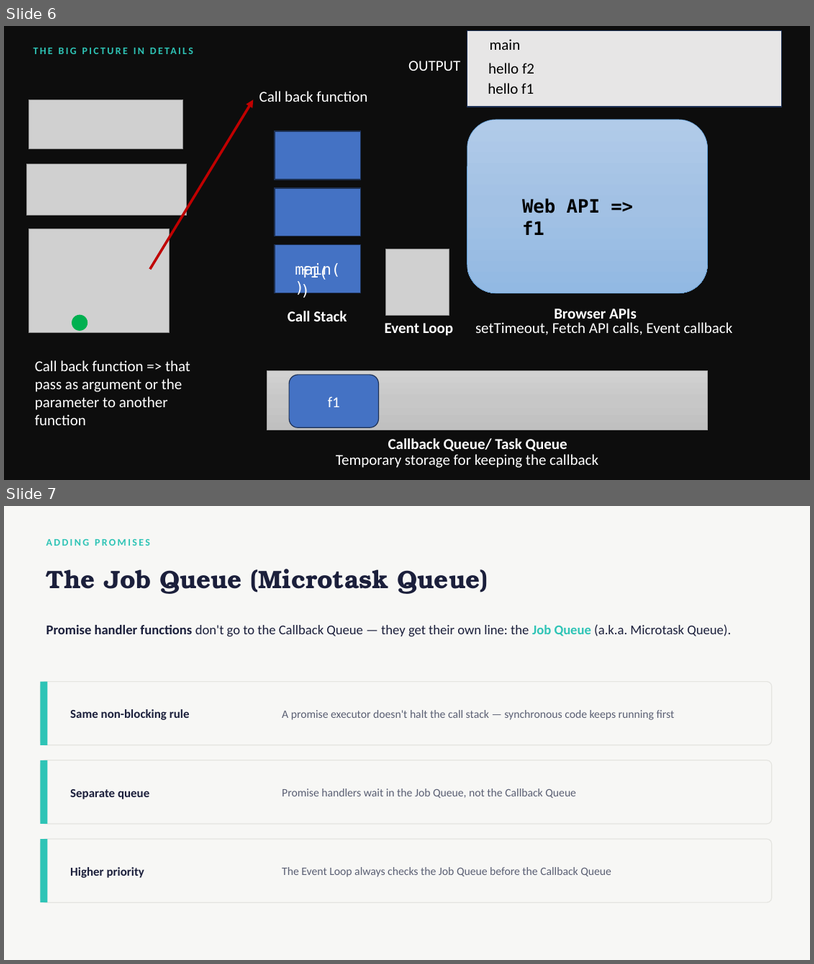
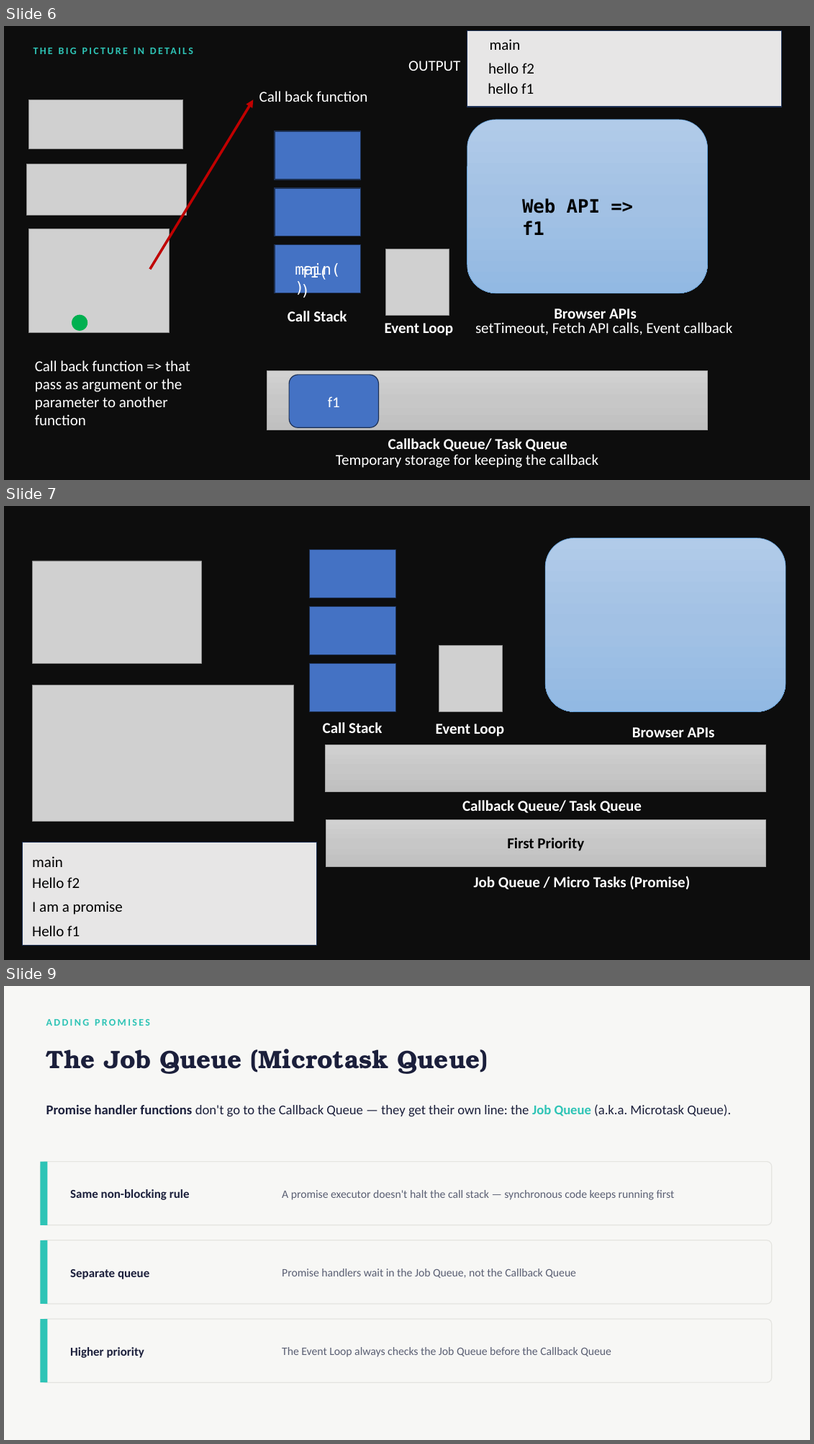
Before and after one commit to Dhannesh/FSD2026-27, a slide deck: 2. EventLoop/JavaScript_Event_Loop.pptx. Shown one above the other, each under a label of ours: slides 6 and 7 before the commit, slides 6, 7 and 9 after it; the slides between them are not shown. The pictures are 814x964 and 814x1444 pixels, drawn with LibreOffice and Linux fonts; fonts in the diff are those of the drawing; grey boxes stand for pictures. Boxes give left, top, right and bottom in pixels: in the first picture for what was removed or moved away, otherwise in the second. Text is boxed around its words. In the diff, an @@ line names an element or a change of style, - is before the commit and + after.

Commit message:
event loop completed

```diff
--- a/2. EventLoop/JavaScript_Event_Loop.pptx
+++ b/2. EventLoop/JavaScript_Event_Loop.pptx
@@ slide 7 added at box(4, 506, 810, 960), background #0D0D0D @@
@@ rounded rectangle added at box(545, 538, 786, 712), fill gradient #B1CBE9 to #A3C1E5 to #93B9E4, outline #5B9BD5 0.5 pt @@
@@ picture added at box(32, 561, 201, 663) @@
@@ rectangle added at box(310, 549, 396, 598), fill #4472C4, outline #1E3256 1 pt @@
@@ rectangle added at box(310, 606, 396, 655), fill #4472C4, outline #1E3256 1 pt @@
@@ picture added at box(439, 646, 502, 712) @@
@@ rectangle added at box(310, 663, 396, 712), fill #4472C4, outline #1E3256 1 pt @@
@@ picture added at box(32, 685, 293, 821) @@
@@ text added at box(323, 722, 382, 733), 18 pt, text #FFFFFF, bold @@
+Call Stack
@@ text added at box(436, 723, 504, 736), 18 pt, text #FFFFFF, bold @@
+Event Loop
@@ text added at box(633, 727, 715, 737), 18 pt, text #FFFFFF, bold @@
+Browser APIs
@@ rectangle added at box(325, 745, 766, 792), fill gradient #D2D2D2 to #C8C8C8 to #C0C0C0, outline #A5A5A5 0.5 pt @@
@@ text added at box(463, 800, 642, 813), 18 pt, text #FFFFFF, bold @@
+Callback Queue/ Task Queue
@@ rectangle added at box(326, 819, 766, 866), fill gradient #D2D2D2 to #C8C8C8 to #C0C0C0, outline #A5A5A5 0.5 pt, 18 pt, text #000000, bold @@
+First Priority
@@ rectangle added at box(22, 842, 316, 945), fill #E7E6E6, outline #1E3256 1 pt @@
@@ text added at box(32, 856, 63, 867), 18 pt, text #000000 @@
+main
@@ text added at box(32, 877, 80, 888), 18 pt, text #000000 @@
+Hello f2
@@ text added at box(474, 875, 690, 889), 18 pt, text #FFFFFF, bold @@
+Job Queue / Micro Tasks (Promise)
@@ text added at box(32, 901, 123, 914), 18 pt, text #000000 @@
+I am a promise
@@ text added at box(32, 925, 80, 936), 18 pt, text #000000 @@
+Hello f1
@@ what was slide 7 is now slide 9 @@
```
Also in this commit, not shown: 1 other slide added, 7 other files.
